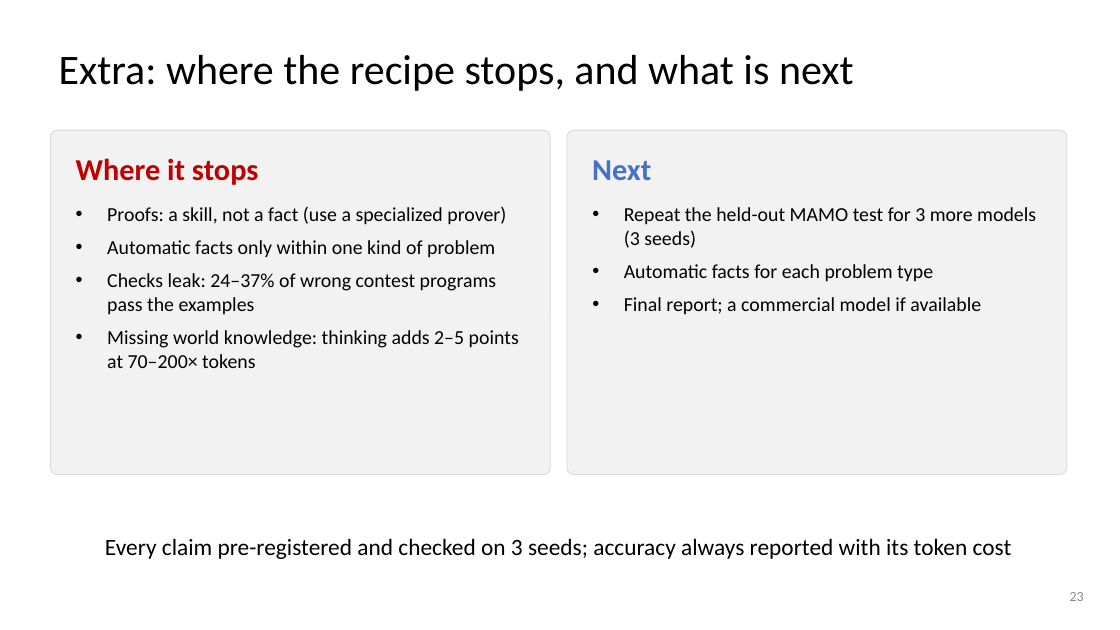
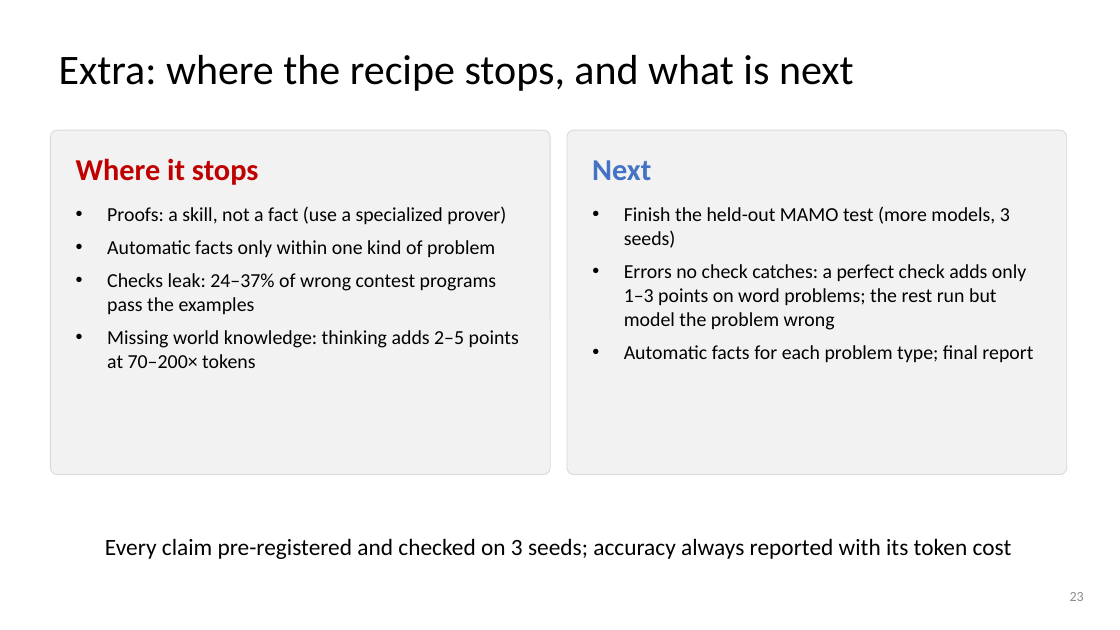
Before and after one commit to dlwns147/CSED490E_Project_Team5, a slide deck: slide 23 of PROPOSAL_slides.pptx. Drawn at 1120x630 pixels with LibreOffice and Linux fonts; fonts in the diff are those of the drawing. Boxes give left, top, right and bottom in pixels: in the first picture for what was removed or moved away, otherwise in the second. Text is boxed around its words. In the diff, an @@ line names an element or a change of style, - is before the commit and + after.

```diff
--- a/PROPOSAL_slides.pptx
+++ b/PROPOSAL_slides.pptx
@@ text at (x1=624, y1=206, x2=1033, y2=363): text changed @@
-• Repeat the held-out MAMO test for 3 more models (3 seeds)
-• Automatic facts for each problem type
-• Final report; a commercial model if available
+• Finish the held-out MAMO test (more models, 3 seeds)
+• Errors no check catches: a perfect check adds only 1–3 points on word problems; the rest run but model the problem wrong
+• Automatic facts for each problem type; final report
```
Also in this commit, not shown: 7 other slides changed, 3 other files.
